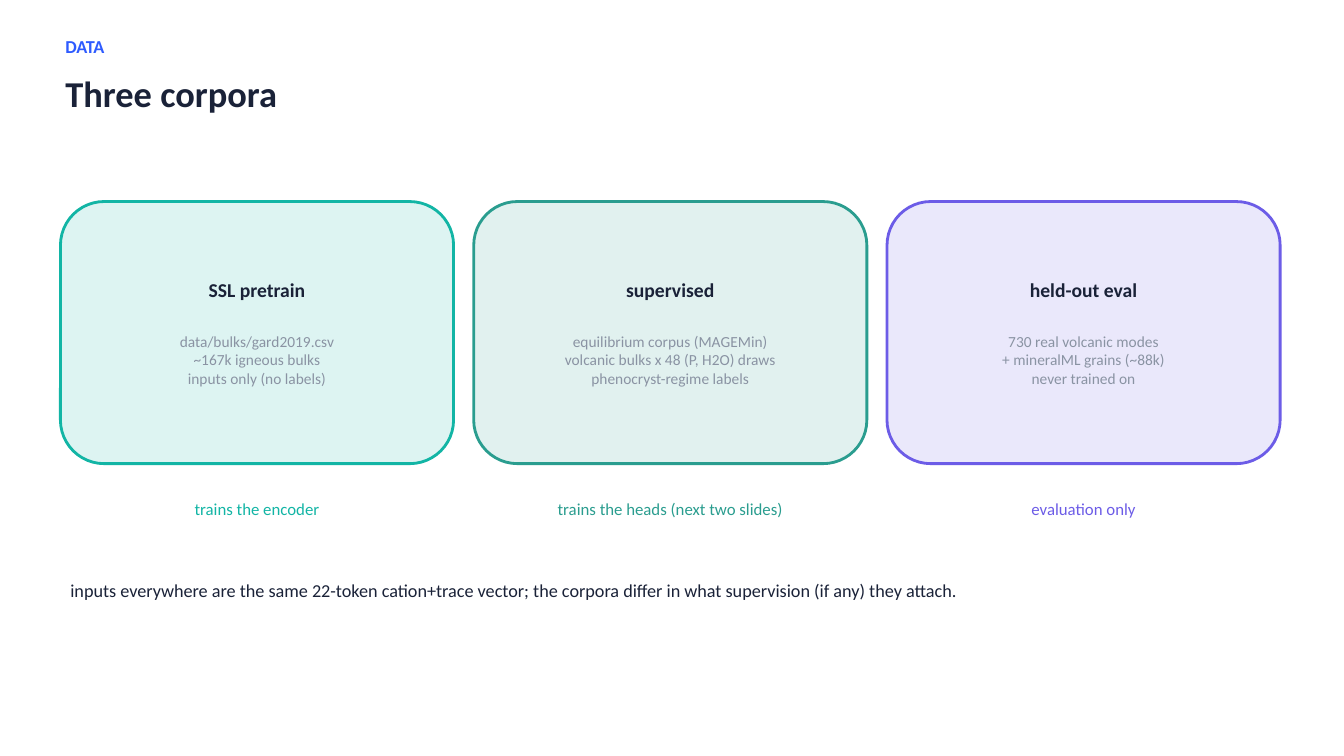
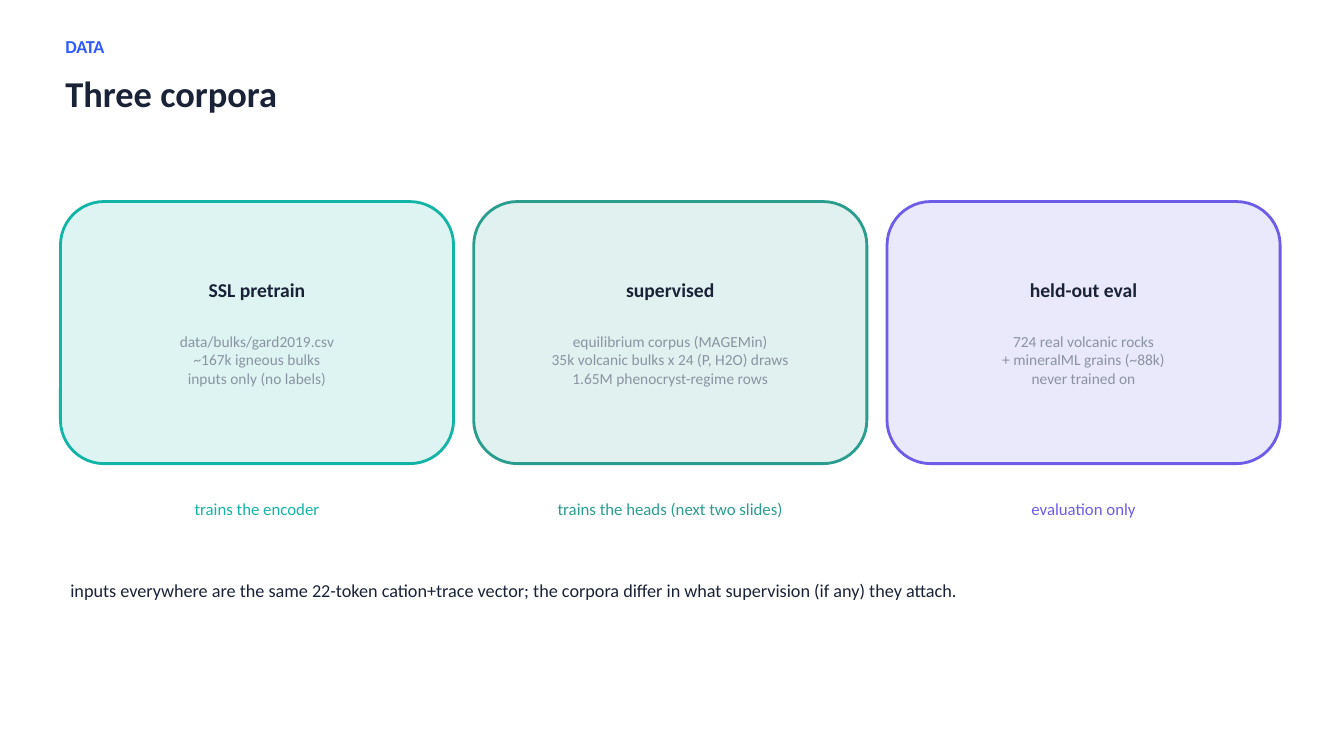
Before and after one commit to matthew-j-liu/phasecast, a slide deck: slide 2 of slides/overview.pptx. Drawn at 1344x756 pixels with LibreOffice and Linux fonts; fonts in the diff are those of the drawing. Boxes give left, top, right and bottom in pixels: in the first picture for what was removed or moved away, otherwise in the second. Text is boxed around its words. In the diff, an @@ line names an element or a change of style, - is before the commit and + after.

```diff
--- a/slides/overview.pptx
+++ b/slides/overview.pptx
@@ text in rounded rectangle at box(552, 354, 788, 387): text changed @@
-volcanic bulks x 48 (P, H2O) draws
-phenocryst-regime labels
+35k volcanic bulks x 24 (P, H2O) draws
+1.65M phenocryst-regime rows
@@ text in rounded rectangle at box(1013, 336, 1154, 347): text changed @@
-730 real volcanic modes
+724 real volcanic rocks
```
Also in this commit, not shown: 12 other slides changed, 1 slide added, 1 other file.
